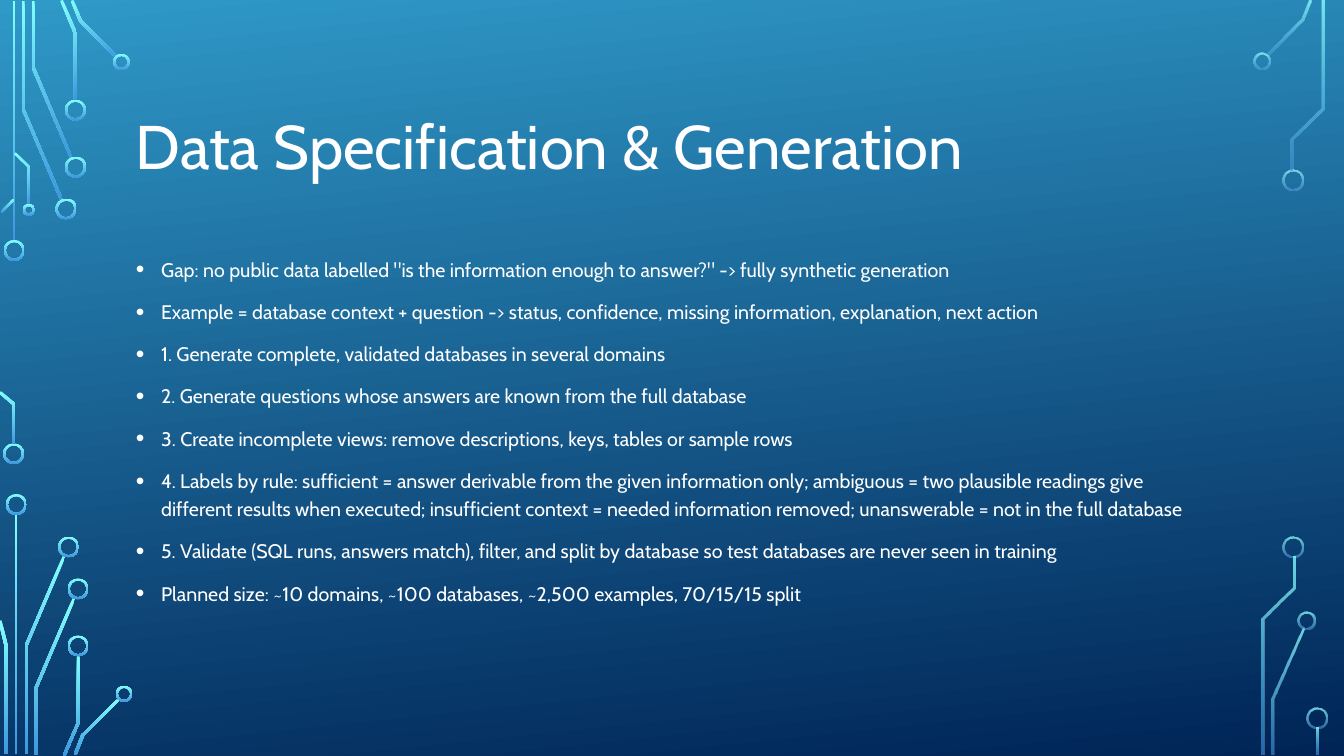
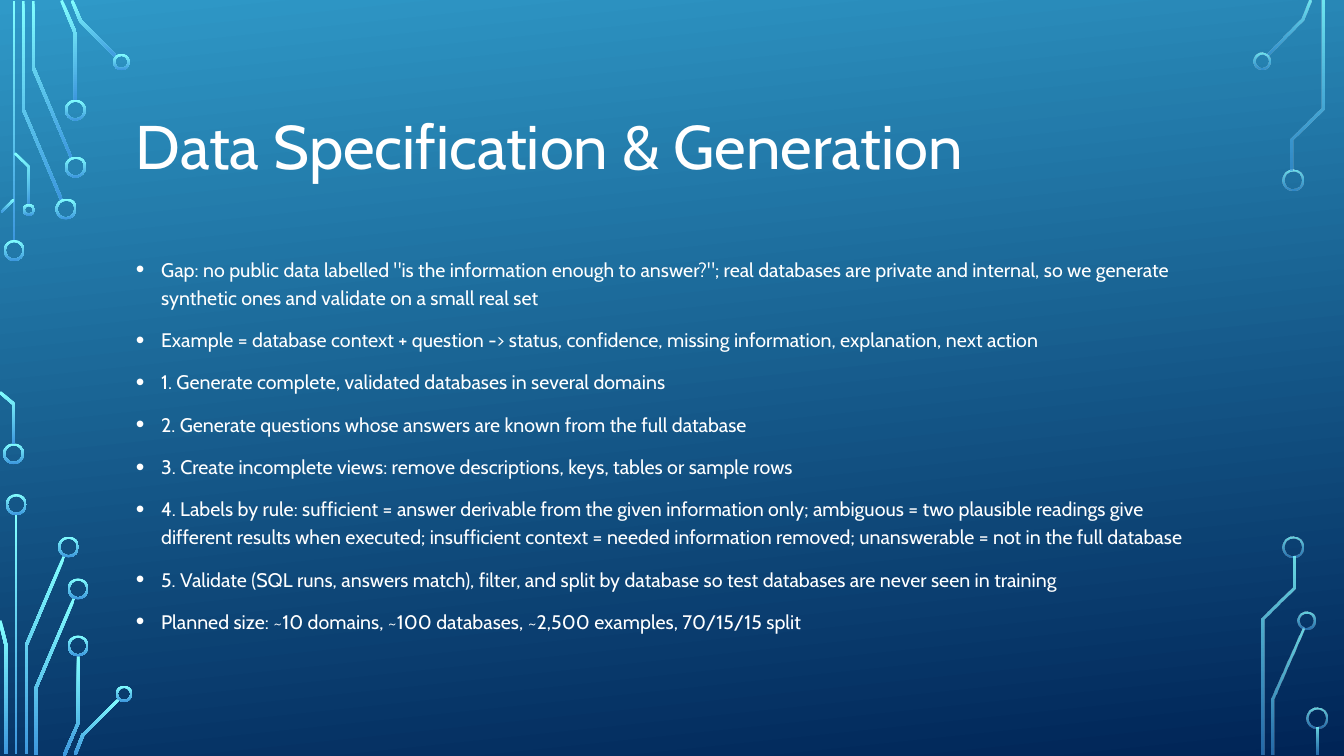
Before and after one commit to ofirbuch-minervaxr/information-sufficiency-unfamiliar-databases, a slide deck: slide 7 of Slides/Information Sufficiency in Unfamiliar Databases.pptx. Drawn at 1344x756 pixels with LibreOffice and Linux fonts; fonts in the diff are those of the drawing; background and template pictures are left out. Boxes give left, top, right and bottom in pixels: in the first picture for what was removed or moved away, otherwise in the second. Text is boxed around its words. In the diff, an @@ line names an element or a change of style, - is before the commit and + after.

```diff
--- a/Slides/Information Sufficiency in Unfamiliar Databases.pptx
+++ b/Slides/Information Sufficiency in Unfamiliar Databases.pptx
@@ text at <box>161,262,1169,310</box>: text changed @@
-• Gap: no public data labelled "is the information enough to answer?" -> fully synthetic generation
+• Gap: no public data labelled "is the information enough to answer?"; real databases are private and internal, so we generate synthetic ones and validate on a small real set
```
Also in this commit, not shown: 4 other slides changed, 2 other files.
